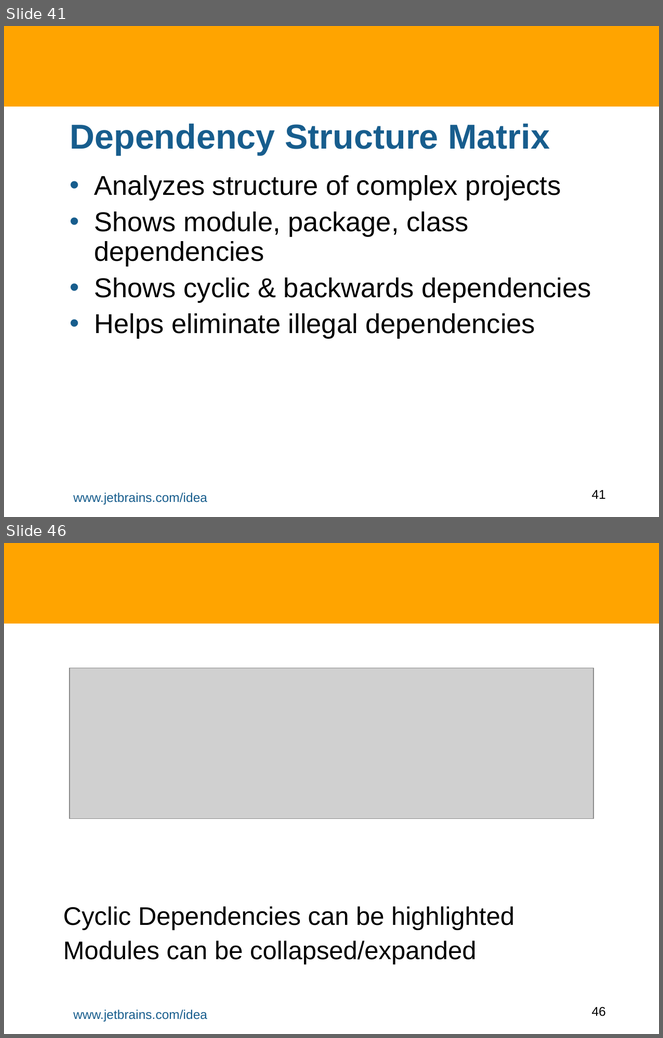
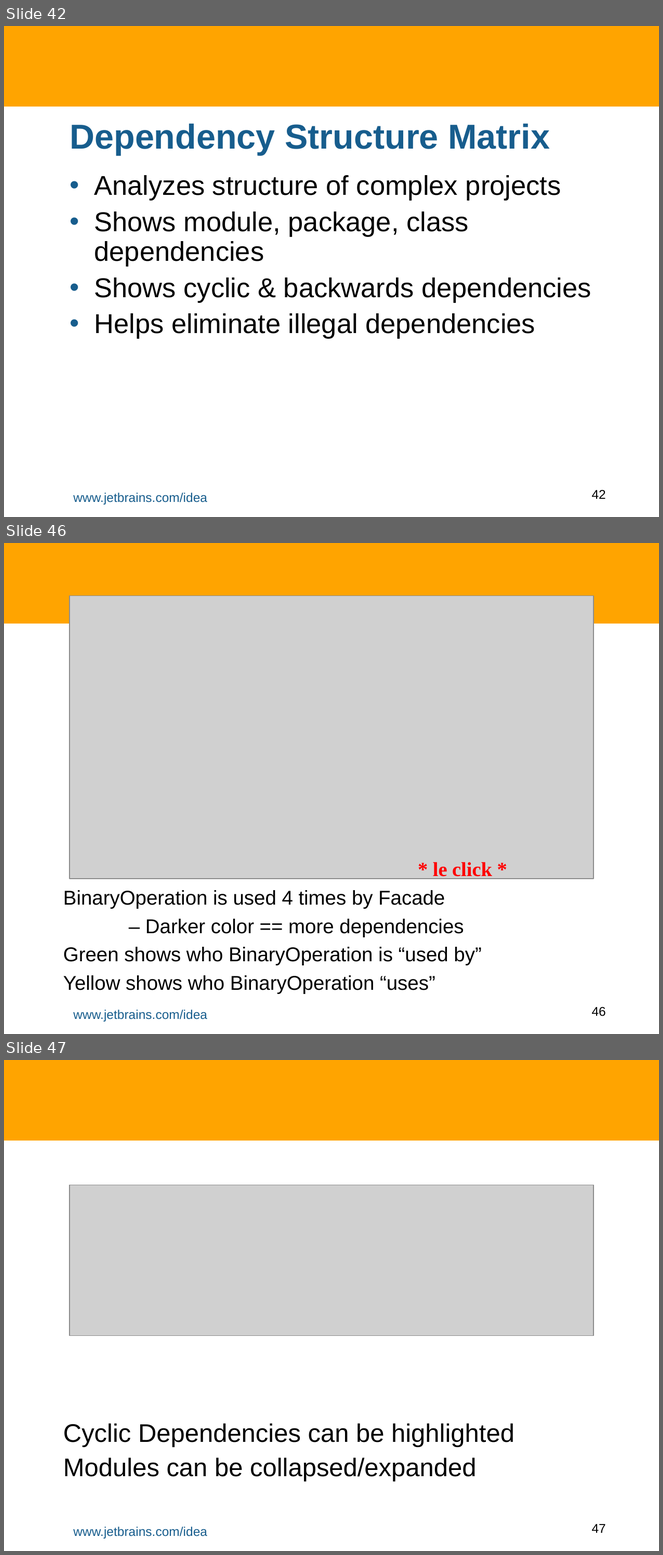
Before and after one commit to HamletDRC/presentations, a slide deck: staticanalysis/StaticAnalysisInIDEA.odp. Shown one above the other, each under a label of ours: slides 41 and 46 before the commit, slides 42, 46 and 47 after it; the slides between them are not shown. The pictures are 663x1038 and 663x1555 pixels, drawn with LibreOffice and Linux fonts; fonts in the diff are those of the drawing; grey boxes stand for pictures; background and template pictures are left out. Boxes give left, top, right and bottom in pixels: in the first picture for what was removed or moved away, otherwise in the second. Text is boxed around its words. In the diff, an @@ line names an element or a change of style, - is before the commit and + after.

```diff
--- a/staticanalysis/StaticAnalysisInIDEA.odp
+++ b/staticanalysis/StaticAnalysisInIDEA.odp
@@ slide 46 added at <box>4,543,659,1034</box>, background #FFFFFF; not listed: 3 template elements that a slide beside it also shows @@
@@ picture added at <box>70,596,594,879</box> @@
@@ text added at <box>433,862,492,880</box>, 22 pt, text #FF0000, bold @@
+* le click *
@@ subtitle added at <box>63,890,481,994</box>, 22 pt, text #000000 @@
+BinaryOperation is used 4 times by Facade
+– Darker color == more dependencies
+Green shows who BinaryOperation is “used by”
+Yellow shows who BinaryOperation “uses”
@@ what was slide 41 is now slide 42 @@
@@ page number at <box>592,490,606,499</box>: text changed @@
-41
+42
@@ what was slide 46 is now slide 47 @@
@@ page number at <box>592,1524,606,1533</box>: text changed @@
-46
+47
```
Also in this commit, not shown: 10 slides changed, 3 other slides added, 9 slides removed, 1 other file.
